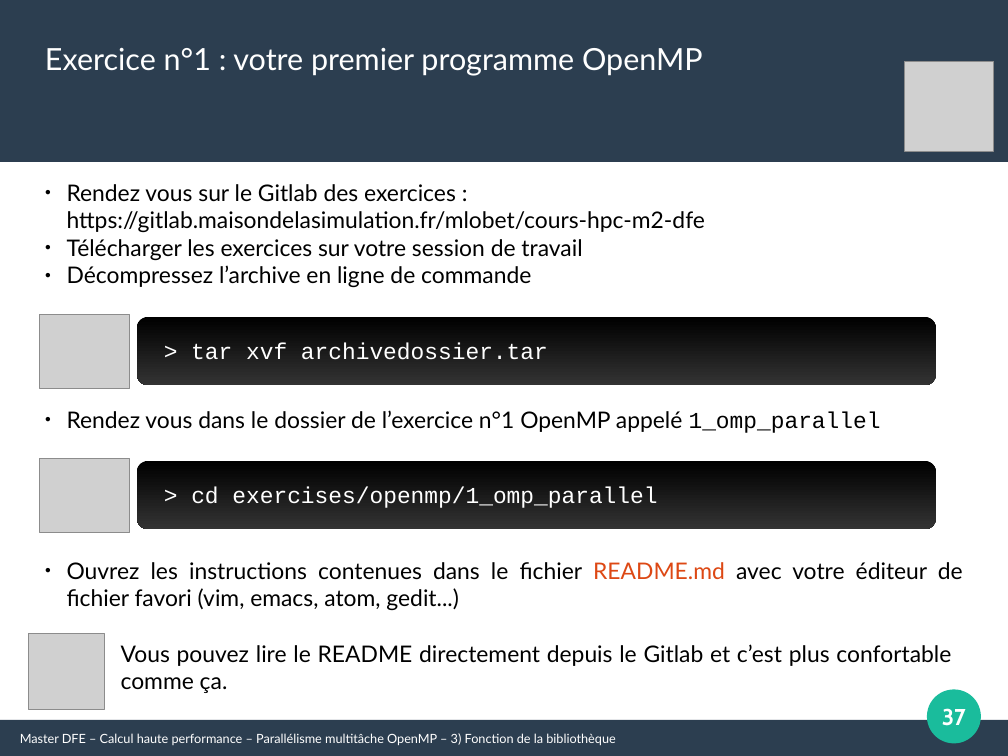
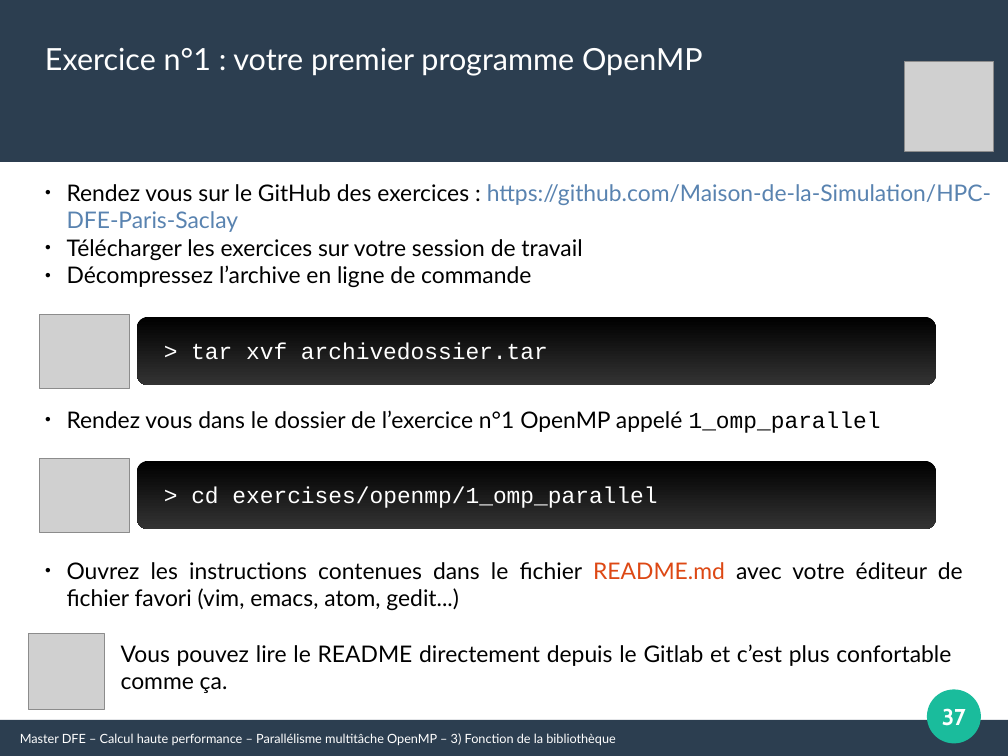
Before and after one commit to Maison-de-la-Simulation/HPC-DFE-Paris-Saclay, a slide deck: slide 37 of support/OpenMP.odp. Drawn at 1008x756 pixels with LibreOffice and Linux fonts; fonts in the diff are those of the drawing; grey boxes stand for pictures. Boxes give left, top, right and bottom in pixels: in the first picture for what was removed or moved away, otherwise in the second. Text is boxed around its words. In the diff, an @@ line names an element or a change of style, - is before the commit and + after.

Commit message:
- Update OpenMP courses - Update README

```diff
--- a/support/OpenMP.odp
+++ b/support/OpenMP.odp
@@ text at [67, 184, 991, 232]: text changed; text colour #000000 to #5983B0 @@
-● Rendez vous sur le Gitlab des exercices : https://gitlab.maisondelasimulation.fr/mlobet/cours-hpc-m2-dfe
+● Rendez vous sur le GitHub des exercices : https://github.com/Maison-de-la-Simulation/HPC-DFE-Paris-Saclay
```
Also in this commit, not shown: 2 other slides changed, 4 other files.
